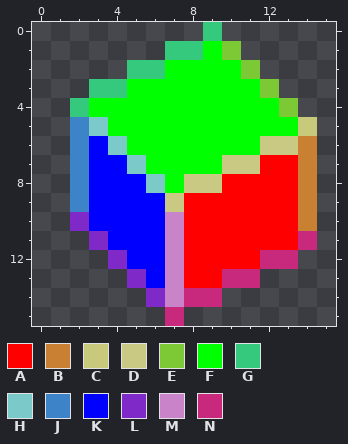
Pixel-art sprite, stored at build/bin/sprites/player_idle_normalmap.png. Above is the file before it was changed.
The file is 16x16 pixels. Colours within 5 levels of each other are drawn and written as one.
Palette (. is transparent): A #ff0000  B #c98032  C #c9c97b  D #c9c984  E #7cc935  F #00ff00  G #34c97c  H #7bc9c8  J #3c83c8  K #0000ff  L #7e29c8  M #c983c8  N #c9297c
The result:
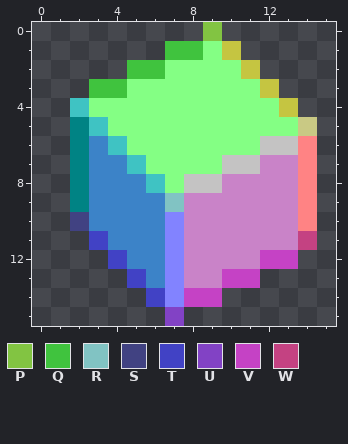
Colours new in this view: P #82c442  Q #40c33e  R #81c3c3  S #414282  T #4142c5  U #8242c5  V #c542c5  W #c44282
Commit message: fixed lighting and started player
The exact change:
colour A: #ff0000 -> #c983c8
colour B: #c98032 -> #ff8384
colour C: #c9c97b -> #c9c984
colour D: #c9c984 -> #c4c3c3
colour E: #7cc935 -> #c5c541
colour F: #00ff00 -> #84ff84
colour H: #7bc9c8 -> #3fc3c3
colour J: #3c83c8 -> #008384
colour K: #0000ff -> #3c83c8
colour M: #c983c8 -> #8283ff
y 0: x 9 G -> P
y 1: x 7..8 GG -> QQ
y 2: x 5..6 GG -> QQ
y 3: x 3..4 GG -> QQ
y 4: x 2 G -> H
y 9: x 7 D -> R
y 10: x 2 L -> S
y 11: x 3 L -> T; x 14 N -> W
y 12: x 4 L -> T; x 12..13 NN -> VV
y 13: x 5 L -> T; x 10..11 NN -> VV
y 14: x 6 L -> T; x 8..9 NN -> VV
y 15: x 7 N -> U
